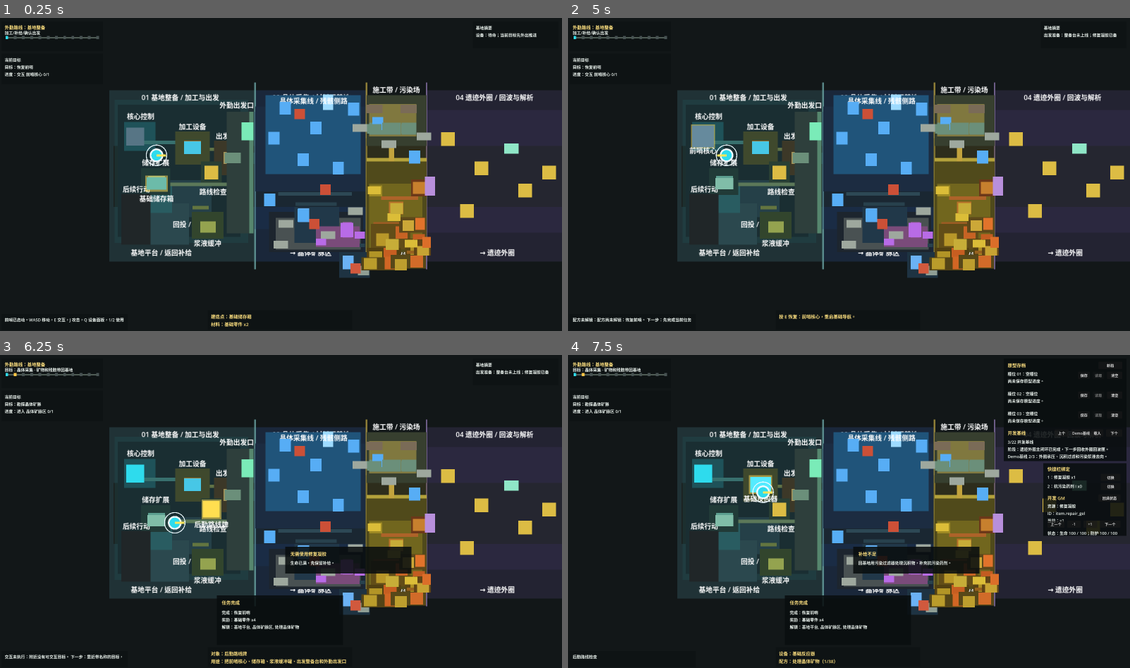
Above: before the commit, frames 1-4 (two rows, left to right).
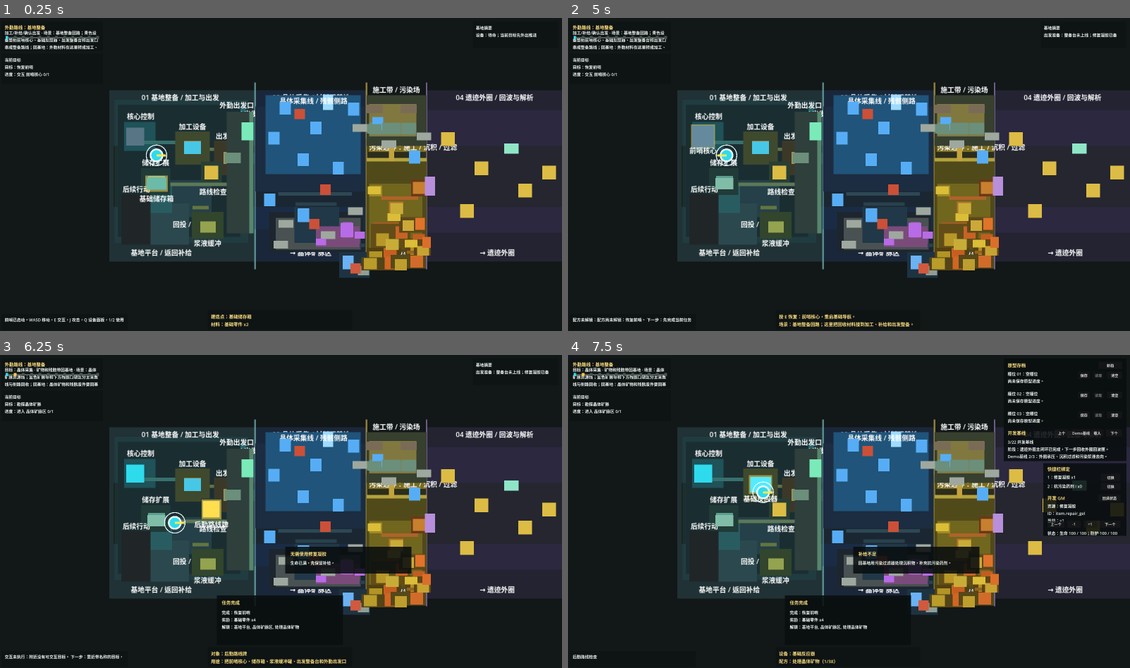
Above: after the commit, the same moments.

Repository: laugh0608/RadishCatalyst
Game: Godot game, scene res://scenes/boot/Boot.tscn
The game is run twice, just before and just after one commit, with the same random seed, the same clock (stepped at 60 frames per second) and the same inputs.
Inputs (mouse positions are in pixels of both pictures, inside the frame that each line leads up to):
- Up to frame 1 (0.25 s): no input
- Up to frame 2 (5 s): tap Enter at 0.5 s; move the mouse to (972, 158) at 0.52 s; hold D (move_right) 0.53-1.28 s; tap E (interact) at 0.6, 1.55, 2.3, 2.85, 3.8, 4.55 s; click (972, 158) at 0.67 s; move the mouse to (736, 190) at 1.27 s; hold S (move_down) 1.28-2.03 s; tap J (attack) at 1.35 s; move the mouse to (905, 105) at 2.02 s; hold D (move_right) 2.03-2.78 s; hold R (cycle_recipe) 2.03-2.78 s; move the mouse to (820, 240) at 2.77 s; hold W (move_up) 2.78-3.53 s; click (820, 240) at 2.92 s; move the mouse to (1017, 224) at 3.52 s; hold A (move_left) from 3.53 s (still down); tap C (tactical_scan) at 3.6 s; move the mouse to (680, 127) at 4.27 s; tap Q (toggle_device_panel) at 4.35 s
- Up to frame 3 (6.25 s): move the mouse to (309, 511) at 5.02 s; release A (move_left) at 5.03 s; hold S (move_down) 5.03-5.78 s; tap F (toggle_module) at 5.1 s; click (309, 511) at 5.17 s; tap E (interact) at 5.3, 6.05 s; move the mouse to (196, 433) at 5.77 s; hold D (move_right) from 5.78 s (still down); tap 1 (use_quick_slot_1) at 5.85 s
- Up to frame 4 (7.5 s): move the mouse to (972, 495) at 6.52 s; release D (move_right) at 6.53 s; hold W (move_up) 6.53-7.28 s; tap 2 (use_quick_slot_2) at 6.6 s; tap E (interact) at 6.8 s; move the mouse to (736, 527) at 7.27 s; hold D (move_right) from 7.28 s (still down); tap Tab at 7.35 s; click (736, 527) at 7.42 s

The runs differ from the first frame. In frame 1, 0.7% of the frame differs, in the area x 0-82%, y 4-43%; in frame 2, 1.0%, in the area x 0-82%, y 4-99%; in frame 3, 0.6%; in frame 4, 0.6%.

Commit message:
feat: 落地 Demo 核心场景识别

Diff:
--- a/client/scenes/maps/VerticalSliceMap.tscn
+++ b/client/scenes/maps/VerticalSliceMap.tscn
@@ -223,6 +223,68 @@
 offset_right = 4180.0
 offset_bottom = -172.0
 text = "05 核心稳定站 / 守卫与写入"
+horizontal_alignment = 1
+
+[node name="SceneArtFoundationLayer" type="Node2D" parent="."]
+
+[node name="SceneArtBaseIdentityBand" type="ColorRect" parent="SceneArtFoundationLayer"]
+offset_left = -336.0
+offset_top = -160.0
+offset_right = -42.0
+offset_bottom = -134.0
+color = Color(0.16, 0.46, 0.48, 0.72)
+
+[node name="SceneArtBaseIdentityLabel" type="Label" parent="SceneArtFoundationLayer"]
+offset_left = -330.0
+offset_top = -158.0
+offset_right = -48.0
+offset_bottom = -136.0
+text = "基地整备回路：核心 / 反应器 / 整备台 / 出发口"
+horizontal_alignment = 1
+
+[node name="SceneArtCrystalIdentityBand" type="ColorRect" parent="SceneArtFoundationLayer"]
+offset_left = -12.0
+offset_top = -154.0
+offset_right = 232.0
+offset_bottom = -128.0
+color = Color(0.12, 0.38, 0.62, 0.72)
+
+[node name="SceneArtCrystalIdentityLabel" type="Label" parent="SceneArtFoundationLayer"]
+offset_left = -8.0
+offset_top = -152.0
+offset_right = 228.0
+offset_bottom = -130.0
+text = "晶体矿脉：资源 / 残骸 -> 基地加工"
+horizontal_alignment = 1
+
+[node name="SceneArtPollutionIdentityBand" type="ColorRect" parent="SceneArtFoundationLayer"]
+offset_left = 244.0
+offset_top = -82.0
+offset_right = 378.0
+offset_bottom = -56.0
+color = Color(0.58, 0.5, 0.12, 0.76)
+
+[node name="SceneArtPollutionIdentityLabel" type="Label" parent="SceneArtFoundationLayer"]
+offset_left = 246.0
+offset_top = -80.0
+offset_right = 376.0
+offset_bottom = -58.0
+text = "污染边界：施工 / 沉积 / 过滤"
+horizontal_alignment = 1
+
+[node name="SceneArtCoreIdentityBand" type="ColorRect" parent="SceneArtFoundationLayer"]
+offset_left = 3662.0
+offset_top = -154.0
+offset_right = 4186.0
+offset_bottom = -128.0
+color = Color(0.16, 0.56, 0.5, 0.72)
+
+[node name="SceneArtCoreIdentityLabel" type="Label" parent="SceneArtFoundationLayer"]
+offset_left = 3668.0
+offset_top = -152.0
+offset_right = 4180.0
+offset_bottom = -130.0
+text = "核心稳定站：补给 / 守卫 / 写入 / Demo 终点"
 horizontal_alignment = 1
 
 [node name="BaseDirectionLabel" type="Label" parent="."]
--- /dev/null
+++ b/client/scripts/checks/scene_art_foundation_check.gd
@@ -0,0 +1,158 @@
+extends SceneTree
+
+const VerticalSliceMapScene := preload("res://scenes/maps/VerticalSliceMap.tscn")
+
+var failures: Array[String] = []
+var data_registry := DataRegistry.new()
+
+
+func _init() -> void:
+	if not data_registry.load_all():
+		failures.append("data registry should load all static data")
+	else:
+		_run_checks()
+
+	if failures.is_empty():
+		print("Scene art foundation checks passed.")
+		_cleanup()
+		quit(0)
+		return
+
+	for failure in failures:
+		push_error(failure)
+	_cleanup()
+	quit(1)
+
+
+func _run_checks() -> void:
+	_check_scene_identity_layer()
+	_check_formatter_core_regions()
+	_check_hud_and_map_readouts()
+	_check_object_prompts()
+
+
+func _check_scene_identity_layer() -> void:
+	var map := VerticalSliceMapScene.instantiate() as VerticalSliceMap
+	root.add_child(map)
+	var layer := map.get_node("SceneArtFoundationLayer") as Node2D
+	var base_band := map.get_node("SceneArtFoundationLayer/SceneArtBaseIdentityBand") as ColorRect
+	var crystal_band := map.get_node("SceneArtFoundationLayer/SceneArtCrystalIdentityBand") as ColorRect
+	var pollution_band := map.get_node("SceneArtFoundationLayer/SceneArtPollutionIdentityBand") as ColorRect
+	var core_band := map.get_node("SceneArtFoundationLayer/SceneArtCoreIdentityBand") as ColorRect
+	var base_label := map.get_node("SceneArtFoundationLayer/SceneArtBaseIdentityLabel") as Label
+	var crystal_label := map.get_node("SceneArtFoundationLayer/SceneArtCrystalIdentityLabel") as Label
+	var pollution_label := map.get_node("SceneArtFoundationLayer/SceneArtPollutionIdentityLabel") as Label
+	var core_label := map.get_node("SceneArtFoundationLayer/SceneArtCoreIdentityLabel") as Label
+
+	_expect_equal(layer != null, true, "scene art foundation layer exists")
+	_expect_equal(
+		base_band.offset_right < VerticalSliceMap.CRYSTAL_REGION_X
+			and crystal_band.offset_left >= VerticalSliceMap.CRYSTAL_REGION_X
+			and crystal_band.offset_right <= VerticalSliceMap.POLLUTION_REGION_X
+			and pollution_band.offset_left >= VerticalSliceMap.POLLUTION_REGION_X
+			and pollution_band.offset_right <= VerticalSliceMap.RUIN_OUTER_RING_X
+			and core_band.offset_left >= VerticalSliceMap.DEMO_STABILIZATION_CORE_REGION_X,
+		true,
+		"scene art identity bands stay inside the four core regions"
+	)
+	_expect_text_contains(base_label.text, "基地整备回路", "base scene art label names preparation loop")
+	_expect_text_contains(crystal_label.text, "晶体矿脉", "crystal scene art label names resource line")
+	_expect_text_contains(pollution_label.text, "污染边界", "pollution scene art label names filter line")
+	_expect_text_contains(core_label.text, "Demo 终点", "core scene art label names demo endpoint")
+	map.free()
+
+
+func _check_formatter_core_regions() -> void:
+	var base_hint := SceneArtFoundationFormatter.format_map_route_hint("region.outpost_platform")
+	_expect_text_contains(base_hint, "基地整备回路", "formatter names base scene identity")
+	_expect_text_contains(base_hint, "出发整备", "formatter explains base preparation route")
+
+	var crystal_hint := SceneArtFoundationFormatter.format_map_route_hint("region.crystal_vein_field")
+	_expect_text_contains(crystal_hint, "晶体矿脉资源线", "formatter names crystal resource identity")
+	_expect_text_contains(crystal_hint, "基础反应器", "formatter points crystal resources back to reactor")
+
+	var pollution_hint := SceneArtFoundationFormatter.format_map_route_hint("region.pollution_edge")
+	_expect_text_contains(pollution_hint, "污染边界过滤线", "formatter names pollution filter identity")
+	_expect_text_contains(pollution_hint, "抗污染药剂", "formatter points pollution residue to vial payoff")
+
+	var core_hint := SceneArtFoundationFormatter.format_map_route_hint("region.demo_stabilization_core")
+	_expect_text_contains(core_hint, "核心稳定站终点", "formatter names demo core identity")
+	_expect_text_contains(core_hint, "Demo 终点", "formatter explains core endpoint role")
+
+
+func _check_hud_and_map_readouts() -> void:
+	var world := WorldState.create_default()
+	var character := CharacterState.create_default()
+	var map_presenter := HudMapPresenter.new()
+
+	world.current_region_id = "region.crystal_vein_field"
+	var crystal_route_hint := map_presenter.format_demo_route_hint(world, "")
+	_expect_text_contains(crystal_route_hint, "晶体矿脉资源线", "map route hint shows crystal scene identity")
+	_expect_text_contains(crystal_route_hint, "回基地", "map route hint keeps return-to-base reason")
+
+	world.current_region_id = "region.pollution_edge"
+	var vitals_text := HudStatusPresenter.new().format_vitals_text(data_registry, world, character)
+	_expect_text_contains(vitals_text, "场景识别：污染边界过滤线", "HUD vitals show pollution scene identity")
+	_expect_text_contains(vitals_text, "回基地理由", "HUD vitals keeps return-to-base reason")
+
+
+func _check_object_prompts() -> void:
+	var world := WorldState.create_default()
+	var character := CharacterState.create_default()
+	var formatter := InteractionPromptFormatter.new(
+		data_registry,
+		ProcessingSystem.new(data_registry),
+		BuildSystem.new(data_registry)
+	)
+
+	var outpost_prompt := formatter.format_outpost_core_prompt(world, character)
+	_expect_text_contains(outpost_prompt, "场景：基地整备回路", "outpost core prompt shows base scene identity")
+
+	world.current_region_id = "region.crystal_vein_field"
+	var crystal := _create_interactable("map_object_instance.scene_art_crystal", "map_object.crystal_cluster", "gather")
+	var crystal_prompt := formatter.format_general_interaction_prompt(crystal, character, world)
+	_expect_text_contains(crystal_prompt, "场景：晶体矿脉资源线", "crystal prompt shows scene identity")
+	_expect_text_contains(crystal_prompt, "带回基地", "crystal prompt explains base return value")
+	crystal.free()
+
+	world.current_region_id = "region.pollution_edge"
+	var pollution := _create_interactable("map_object_instance.scene_art_residue", "map_object.pollution_residue_patch", "gather")
+	var pollution_prompt := formatter.format_general_interaction_prompt(pollution, character, world)
+	_expect_text_contains(pollution_prompt, "场景：污染边界过滤线", "pollution prompt shows scene identity")
+	_expect_text_contains(pollution_prompt, "过滤回基地", "pollution prompt explains filter reason")
+	pollution.free()
+
+	world.current_region_id = "region.demo_stabilization_core"
+	var core := _create_interactable(
+		"map_object_instance.demo_stabilization_core",
+		"map_object.demo_stabilization_core",
+		"inspect"
+	)
+	var core_prompt := formatter.format_general_interaction_prompt(core, character, world)
+	_expect_text_contains(core_prompt, "场景：核心稳定站终点", "core prompt shows scene identity")
+	_expect_text_contains(core_prompt, "首版 Demo 终点", "core prompt explains endpoint role")
+	core.free()
+
+
+func _create_interactable(instance_id: String, definition_id: String, interaction_type: String) -> PrototypeInteractable:
+	var interactable := PrototypeInteractable.new()
+	interactable.instance_id = instance_id
+	interactable.definition_id = definition_id
+	interactable.interaction_type = interaction_type
+	return interactable
+
+
+func _expect_equal(actual, expected, context: String) -> void:
+	if actual == expected:
+		return
+	failures.append("%s: expected %s, got %s" % [context, str(expected), str(actual)])
+
+
+func _expect_text_contains(text: String, expected: String, context: String) -> void:
+	if text.find(expected) >= 0:
+		return
+	failures.append("%s: expected text to contain '%s', got '%s'" % [context, expected, text])
+
+
+func _cleanup() -> void:
+	data_registry.free()
--- /dev/null
+++ b/client/scripts/systems/scene_art_foundation_formatter.gd
@@ -0,0 +1,138 @@
+extends RefCounted
+class_name SceneArtFoundationFormatter
+
+const CORE_REGION_IDS := [
+	"region.outpost_platform",
+	"region.crystal_vein_field",
+	"region.pollution_edge",
+	"region.demo_stabilization_core"
+]
+
+const BASE_DEFINITION_IDS := [
+	"building.outpost_core",
+	"building.basic_reactor",
+	"building.field_outfitting_station",
+	"building.basic_storage",
+	"building.slurry_buffer_tank",
+	"map_object.outpost_departure_gate",
+	"map_object.outpost_logistics_route_sign"
+]
+const CRYSTAL_DEFINITION_IDS := [
+	"map_object.crystal_cluster",
+	"map_object.rich_crystal_vein",
+	"map_object.field_wreckage",
+	"map_object.anomaly_crystal",
+	"map_object.anomaly_residue_patch"
+]
+const POLLUTION_DEFINITION_IDS := [
+	"map_object.pollution_residue_patch",
+	"map_object.rough_ground",
+	"building.foundation_t1",
+	"building.pollution_filter"
+]
+const CORE_DEFINITION_IDS := [
+	"map_object.demo_stabilization_core",
+	"map_object.demo_stabilization_recovery_cache",
+	"map_object.demo_stabilization_guard_cache",
+	"map_object.demo_stabilization_retest_readout_cache",
+	"map_object.demo_stabilization_logistics_retest_residue"
+]
+
+
+static func format_hud_summary(world_state: WorldState, _character_state: CharacterState = null) -> Array[String]:
+	if world_state == null:
+		return []
+	var region_id := String(world_state.current_region_id)
+	if region_id == "region.outpost_platform" or not CORE_REGION_IDS.has(region_id):
+		return []
+	return [
+		"场景识别：%s" % _get_region_title(region_id),
+		"回基地理由：%s" % _get_region_return_reason(region_id)
+	]
+
+
+static func format_map_route_hint(region_id: String) -> String:
+	if not CORE_REGION_IDS.has(region_id):
+		return ""
+	return "场景：%s；%s；回基地：%s" % [
+		_get_region_title(region_id),
+		_get_region_visual_read(region_id),
+		_get_region_return_reason(region_id)
+	]
+
+
+static func format_object_scene_line(definition_id: String, fallback_region_id: String = "") -> String:
+	var region_id := get_region_id_for_definition(definition_id)
+	if region_id.is_empty() and CORE_REGION_IDS.has(fallback_region_id):
+		region_id = fallback_region_id
+	if region_id.is_empty():
+		return ""
+	return "场景：%s；%s" % [_get_region_title(region_id), _get_region_object_reason(region_id)]
+
+
+static func get_region_id_for_definition(definition_id: String) -> String:
+	if BASE_DEFINITION_IDS.has(definition_id):
+		return "region.outpost_platform"
+	if CRYSTAL_DEFINITION_IDS.has(definition_id):
+		return "region.crystal_vein_field"
+	if POLLUTION_DEFINITION_IDS.has(definition_id):
+		return "region.pollution_edge"
+	if CORE_DEFINITION_IDS.has(definition_id):
+		return "region.demo_stabilization_core"
+	return ""
+
+
+static func _get_region_title(region_id: String) -> String:
+	match region_id:
+		"region.outpost_platform":
+			return "基地整备回路"
+		"region.crystal_vein_field":
+			return "晶体矿脉资源线"
+		"region.pollution_edge":
+			return "污染边界过滤线"
+		"region.demo_stabilization_core":
+			return "核心稳定站终点"
+		_:
+			return ""
+
+
+static func _get_region_visual_read(region_id: String) -> String:
+	match region_id:
+		"region.outpost_platform":
+			return "青色设备垫把前哨核心、基础反应器、出发整备台和出发口串成整备路线"
+		"region.crystal_vein_field":
+			return "蓝色矿脉带和下方残骸口袋区分主采集线与侧路回收"
+		"region.pollution_edge":
+			return "黄绿施工带在上方，深色危险沉积带在下方，边界线提示承压变化"
+		"region.demo_stabilization_core":
+			return "青绿核心垫、橙色守卫压力区和回写线指向 Demo 终点"
+		_:
+			return ""
+
+
+static func _get_region_return_reason(region_id: String) -> String:
+	match region_id:
+		"region.outpost_platform":
+			return "外勤材料在这里转成加工、补给和下一趟出发整备。"
+		"region.crystal_vein_field":
+			return "晶体矿物和残骸废件要回基础反应器变成基础零件、模块和维护材料。"
+		"region.pollution_edge":
+			return "污染沉积物要回过滤器转成抗污染药剂和污染浆液，支撑后续外勤。"
+		"region.demo_stabilization_core":
+			return "守卫缓存、补给和稳定写入会回指前哨核心、整备台和核心站复测。"
+		_:
+			return ""
+
+
+static func _get_region_object_reason(region_id: String) -> String:
+	match region_id:
+		"region.outpost_platform":
+			return "这里把回收材料接到加工、补给和出发整备。"
+		"region.crystal_vein_field":
+			return "这里提供基础矿物、残骸和异常样本，带回基地才会变成外勤收益。"
+		"region.pollution_edge":
+			return "这里同时给出危险沉积和过滤回基地理由。"
+		"region.demo_stabilization_core":
+			return "这里验证补给、守卫压力和稳定写入，是首版 Demo 终点。"
+		_:
+			return ""
--- a/client/scripts/ui/hud_map_presenter.gd
+++ b/client/scripts/ui/hud_map_presenter.gd
@@ -93,10 +93,17 @@
 
 func format_demo_route_hint(world_state: WorldState, quest_id: String) -> String:
 	var current_stage := _get_route_stage_label(world_state.current_region_id)
-	var target_stage := _get_route_stage_label(_get_quest_target_region_id(world_state, quest_id))
-	if target_stage.is_empty() or target_stage == current_stage:
-		return _get_route_stage_purpose(current_stage)
-	return "目标：%s · %s" % [target_stage, _get_route_stage_purpose(target_stage)]
+	var target_region_id := _get_quest_target_region_id(world_state, quest_id)
+	var target_stage := _get_route_stage_label(target_region_id)
+	var hint_region_id := world_state.current_region_id
+	var route_hint := _get_route_stage_purpose(current_stage)
+	if not target_region_id.is_empty() and target_stage != current_stage:
+		hint_region_id = target_region_id
+		route_hint = "目标：%s · %s" % [target_stage, _get_route_stage_purpose(target_stage)]
+	var scene_hint := SceneArtFoundationFormatter.format_map_route_hint(hint_region_id)
+	if scene_hint.is_empty():
+		return route_hint
+	return "%s · %s" % [route_hint, scene_hint]
 
 
 func _get_region_marker_data() -> Array[Dictionary]:
--- a/client/scripts/ui/hud_status_presenter.gd
+++ b/client/scripts/ui/hud_status_presenter.gd
@@ -270,6 +270,9 @@
 	var industrial_summary := IndustrialTechSpineFormatter.format_hud_summary(world_state, character_state)
 	if not industrial_summary.is_empty():
 		return industrial_summary
+	var scene_summary := SceneArtFoundationFormatter.format_hud_summary(world_state, character_state)
+	if not scene_summary.is_empty():
+		return scene_summary
 
 	return ["设备：待命；当前目标先外出推进"]
 
--- a/client/scripts/ui/interaction_prompt_formatter.gd
+++ b/client/scripts/ui/interaction_prompt_formatter.gd
@@ -140,6 +140,12 @@
 	var object_state := world_state.get_map_object(interactable.instance_id)
 	var parts: Array[String] = ["对象：%s" % title]
 	parts.append("用途：%s" % _get_general_interaction_purpose(interactable, definition))
+	var scene_line := SceneArtFoundationFormatter.format_object_scene_line(
+		interactable.definition_id,
+		world_state.current_region_id
+	)
+	if not scene_line.is_empty():
+		parts.append(scene_line)
 	var reward_line := _format_interaction_reward_line(interactable, definition)
 	if not reward_line.is_empty():
 		parts.append(reward_line)
@@ -563,9 +569,16 @@
 
 
 func format_outpost_core_prompt(world_state: WorldState, character_state: CharacterState) -> String:
+	var scene_line := SceneArtFoundationFormatter.format_object_scene_line(
+		"building.outpost_core",
+		world_state.current_region_id
+	)
 	if not world_state.quest_state.has_completed_quest("quest.restore_outpost"):
-		return "按 E 恢复：前哨核心，重启基础导航。"
-	return DepartureReadinessFormatter.format_outpost_core_prompt(world_state, character_state)
+		return "按 E 恢复：前哨核心，重启基础导航。\n%s" % scene_line
+	return "%s\n%s" % [
+		DepartureReadinessFormatter.format_outpost_core_prompt(world_state, character_state),
+		scene_line
+	]
 
 
 func format_ruin_gate_prompt(world_state: WorldState, character_state: CharacterState = null) -> String:
Not shown, added: client/scripts/checks/scene_art_foundation_check.gd.uid
Not shown, added: client/scripts/systems/scene_art_foundation_formatter.gd.uid
Not shown, changed: docs/devlogs/2026-W25.md
Not shown, changed: docs/features/README.md
Not shown, changed: docs/features/demo-definition-v1.md
Not shown, added: docs/features/demo-scene-art-foundation-v1.md
Not shown, changed: docs/planning/current.md
Not shown, changed: docs/planning/daily-start.md
Not shown, changed: scripts/check-client-flow.ps1
Not shown, added: scripts/check-client-scene-art-foundation.ps1
Not shown, added: scripts/check-client-scene-art-foundation.py
Not shown, changed: scripts/check-client.ps1
(and 1 more such lines)
